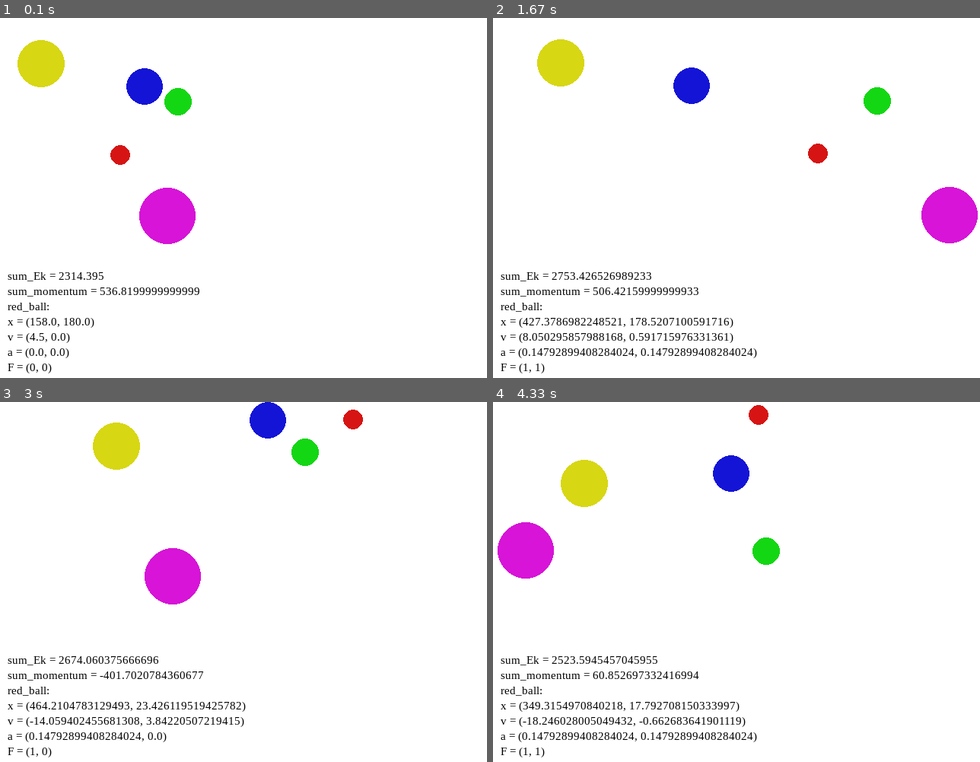
Above: before the commit, frames 1-4 (two rows, left to right).
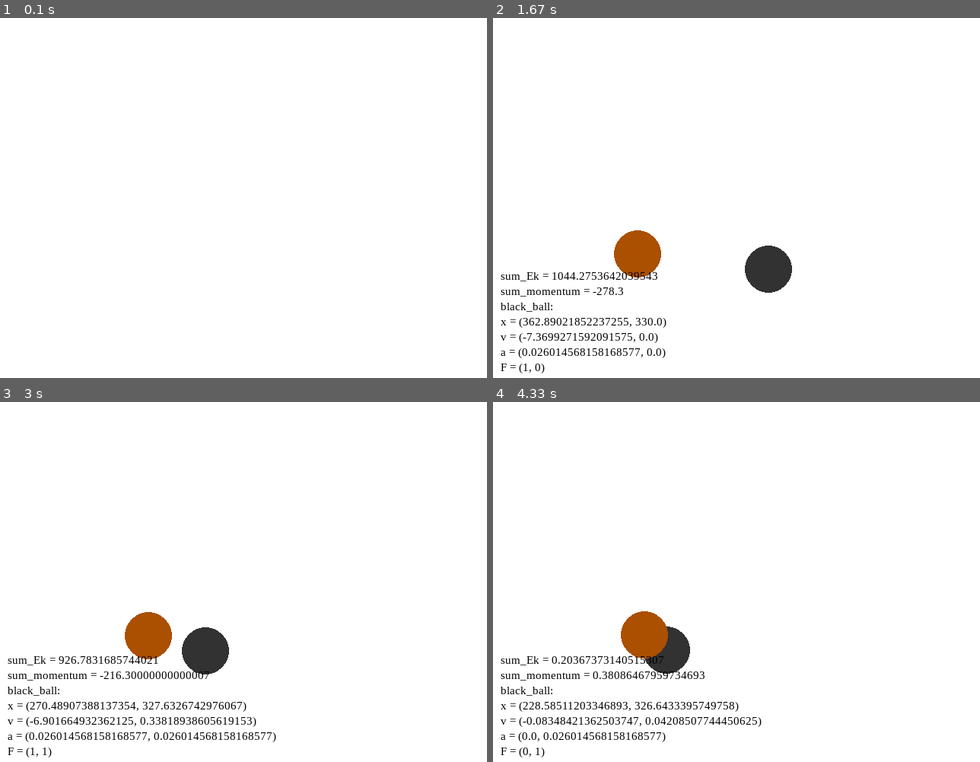
Above: after the commit, the same moments.

Repository: jedrzejboczar/ballWorld
Game: pygame game, started from ballWorld.py
Same seed, same stepped clock (60 frames per second), same inputs: the game is played once before the commit and once after it. The source is Python 2; it was converted automatically to run under Python 3.
Inputs:
- Up to frame 1 (0.1 s): no input
- Up to frame 2 (1.67 s): tap Space at 0.33, 0.67 s; hold Right 1.07-1.53 s; hold Up from 1.57 s (still down)
- Up to frame 3 (3 s): release Up at 1.87 s; hold Right 1.9-2.37 s; hold Left 2.4-2.93 s; hold Down from 2.97 s (still down)
- Up to frame 4 (4.33 s): release Down at 3.27 s; hold Left 3.3-3.7 s; tap Space at 3.37, 3.8, 4.2 s; hold Up 3.73-4.1 s; hold Right from 4.13 s (still down)

The runs differ from the first frame. In frame 1, 4.5% of the frame differs, in the area x 1-41%, y 6-99%; in frame 2, 7.5%; in frame 3, 7.5%, in the area x 1-75%, y 0-99%; in frame 4, 7.4%.

Commit message:
Wciaz nie dzialajaca wersja dokladnej kolizji kul.

Diff:
--- a/ballWorld.py
+++ b/ballWorld.py
@@ -1,5 +1,6 @@
 from pygamehelper import PygameHelper
 from physicalObjects import *
+import time
 
 BLACK = (0, 0, 0)
 WHITE = (255, 255, 255)
@@ -21,16 +22,18 @@
 
 
 	def doPhysics(self):
+		self.checkBorderCollisions()
+		self.checkBallCollisions()
 		for o in self.objects:
 			o.move()
-		self.checkBallCollisions()
-		self.checkBorderCollisions()
 
 	def update(self):
 		if self.time:
 			for o in self.objects:
 				o.fx, o.fy = self.gravity
 			self.doPhysics()
+
+		time.sleep(0.1)
 
 
 	def draw(self):
@@ -75,50 +78,10 @@
 		elif key == pygame.K_SPACE:
 			if self.time:
 				self.time = False
-				print "STOP TIME"
+				print "TIME: STOP"
 			else:
 				self.time = True
-				print "START TIME"
-
-	def checkBallCollisions(self):
-		n = len(self.objects)
-		for i in range(n):
-			o1 = self.objects[i]
-			for j in range(n-i-1):
-				o2 = self.objects[i+j+1]
-				if distance(o1.xy(), o2.xy()) <= o1.radius + o2.radius:
-					self.countBallCollision(o1, o2)
-
-	def countBallCollision(self, o1, o2):
-		print "collision:", o1.name, "-", o2.name
-		# punkt kolizji do wizualizacji
-		dist = distance(o1.xy(), o2.xy())
-
-		# cos_alfa = dist / (o1.x - o2.x) # chyba zle
-		# sin_alfa = dist / (o1.y - o2.y)
-		# cx = cos_alfa * (o1.x + o1.radius)
-		# cy = sin_alfa * (o1.y + o1.radius)
-		# pygame.draw.circle(self.screen, BLACK, (int(cx), int(cy)), 8)
-		# print cx, cy
-
-		# # przeniesienie ukladu wspolrzednych, alfa - kat linii pomiedzy srodkami
-		# cos_alfa = dist / (o1.x - o2.x)
-
-		# u - predkosci po zderzeniu
-		u1x = ((o1.m - o2.m)*o1.vx + 2*o2.m*o2.vx) / (o1.m + o2.m)
-		u1y = ((o1.m - o2.m)*o1.vy + 2*o2.m*o2.vy) / (o1.m + o2.m)
-		u2x = ((o2.m - o1.m)*o2.vx + 2*o1.m*o1.vx) / (o1.m + o2.m)
-		u2y = ((o2.m - o1.m)*o2.vy + 2*o1.m*o1.vy) / (o1.m + o2.m)
-		o1.vx, o1.vy, o2.vx, o2.vy = u1x, u1y, u2x, u2y
-
-		# # powrot do poprzedniego ukladu
-		# o1.vx, o1.vy, o2.vx, o2.vy = o1.vx*cos_alfa, o1.vy*sin_alfa, o2.vx*cos_alfa, o2.vy*sin_alfa
-
-
-		# odsuniecie od siebie kul
-		o1.move()
-		o2.move()
-
+				print "TIME: START"
 
 	def checkBorderCollisions(self):
 		for o in self.objects:
@@ -135,6 +98,104 @@
 				o.vy = abs(o.vy)
 				o.y = self.size[1] - o.radius
 
+	def checkBallCollisions(self):
+		n = len(self.objects)
+		for i, o1 in enumerate(self.objects):
+			for o2 in self.objects[(i+1):]:
+				if distance(o1.xy(), o2.xy()) <= o1.radius + o2.radius:
+					# self.time = False
+					self.countBallCollision(o1, o2)
+
+	def countBallCollision_easy(self, o1, o2):	# STABILNE, ale troche bledne
+		print "easy"
+		# u - predkosci po zderzeniu
+		u1x = ((o1.m - o2.m)*o1.vx + 2*o2.m*o2.vx) / (o1.m + o2.m)
+		u1y = ((o1.m - o2.m)*o1.vy + 2*o2.m*o2.vy) / (o1.m + o2.m)
+		u2x = ((o2.m - o1.m)*o2.vx + 2*o1.m*o1.vx) / (o1.m + o2.m)
+		u2y = ((o2.m - o1.m)*o2.vy + 2*o1.m*o1.vy) / (o1.m + o2.m)
+		o1.vx, o1.vy, o2.vx, o2.vy = u1x, u1y, u2x, u2y
+		# # odsuniecie od siebie kul
+		# o1.move()
+		# o2.move()
+
+	def countBallCollision_hard(self, o1, o2):
+		print "hard"
+		dist = distance(o1.xy(), o2.xy())
+		dx = o1.x - o2.x
+		dy = o1.y - o2.y
+		# kat nowego ukladu wsp w stosunku do starego
+		sin_alfa = dx / dist
+		cos_alfa = dy / dist
+
+		# predkosci w nowym ukl wspl
+		w1x = o1.vx * cos_alfa + o1.vy * sin_alfa # o1.vx * cos_alfa - o1.vy * sin_alfa
+		w1y = o1.vx * sin_alfa + o1.vy * cos_alfa
+		w2x = o2.vx * cos_alfa + o2.vy * sin_alfa # o2.vx * cos_alfa - o2.vy * sin_alfa
+		w2y = o2.vx * sin_alfa + o2.vy * cos_alfa
+		print "{} = {} * {} + {} * {}".format(w1x, o1.vx, cos_alfa, o1.vy, sin_alfa)
+		print "{} = {} * {} + {} * {}".format(w1y, o1.vx, sin_alfa, o1.vy, cos_alfa)
+		print "{} = {} * {} + {} * {}".format(w2x, o2.vx, cos_alfa, o2.vy, sin_alfa)
+		print "{} = {} * {} + {} * {}".format(w2y, o2.vx, sin_alfa, o2.vy, cos_alfa)
+		print w1x, w1y, w2x, w2y
+
+		# w nowym ukladzie zderzenie odbywa sie tylko w jednym wymiarze
+		# wiec wy nie zmieniaja sie
+		# u1x = ((o1.m - o2.m)*w1x + 2*o2.m*w2x) / (o1.m + o2.m)
+		# u2x = ((o2.m - o1.m)*w2x + 2*o1.m*w1x) / (o1.m + o2.m)
+		# u1y = w1y
+		# u2y = w2y
+
+		# u1x = w1x
+		# u2x = w2x
+		# u1y = ((o1.m - o2.m)*w1y + 2*o2.m*w2y) / (o1.m + o2.m)
+		# u2y = ((o2.m - o1.m)*w2y + 2*o1.m*w1y) / (o1.m + o2.m)
+
+
+		u1x = -w1x
+		u2x = -w2x
+		u1y = w1y
+		u2y = w2y
+
+		print u1x, u1y, u2x, u2y
+
+		# powrot do poprzedniego ukladu
+		o1.vx = u1x * cos_alfa + u1y * sin_alfa
+		o1.vy = u1x * sin_alfa + u1y * cos_alfa # - u1x * sin_alfa + u1y * cos_alfa
+		o2.vx = u2x * cos_alfa + u2y * sin_alfa
+		o2.vy = u2x * sin_alfa + u2y * cos_alfa # - u2x * sin_alfa + u2y * cos_alfa
+
+		print o1.vx, o1.vy, o2.vx, o2.vy
+
+
+	def countBallCollision(self, o1, o2):
+		print "collision:", o1.name, "-", o2.name
+
+		dist = distance(o1.xy(), o2.xy())
+		dx = o1.x - o2.x
+		dy = o1.y - o2.y
+
+		if dist < min(o1.radius, o2.radius):
+			return	# jak kulka wewnatrz drugiej to niech juz nie liczy kolizji
+
+		# if is_almost_zero(dx) or is_almost_zero(dy):
+		# 	self.countBallCollision_easy(o1, o2)
+		# else:
+		# 	self.countBallCollision_hard(o1, o2)
+
+		if False:
+			self.countBallCollision_easy(o1, o2)
+		else:
+			self.countBallCollision_hard(o1, o2)
+
+		# odsuniecie od siebie kul
+		o1.move()
+		o2.move()
+
+def is_almost_zero(num):
+	breakpoint = 0.01
+	if num < breakpoint:
+		return True
+	return False
 
 def _mass(radius):
 	# a = 0.001
@@ -145,10 +206,19 @@
 if __name__ == '__main__':
 	gravity = [0, 0]
 	objects = []
-	r = 13;	objects.append(Ball("red_ball", r, (215, 20, 20), mass=_mass(r), position=(140,180), velocity=(4.5, 0), force=(0, -10)))
-	r = 18;	objects.append(Ball("green_ball", r, (20, 215, 20), mass=_mass(r), position=(240,110), velocity=(-1.5, 0), force=(0, -10)))
-	r = 24;	objects.append(Ball("blue_ball", r, (20, 20, 215), mass=_mass(r), position=(160,90), velocity=(7.5, 0), force=(0, -10)))
-	r = 31;	objects.append(Ball("yellow_ball", r, (215, 215, 20), mass=_mass(r), position=(60,60), velocity=(-1.5, 0.0)))
-	r = 37; objects.append(Ball("purple_ball", r, (215, 20, 215), mass=_mass(r), position=(190,260), velocity=(7.5, 0.0)))
+	# r = 11;	objects.append(Ball("red_ball", r, (215, 20, 20), mass=_mass(r), position=(20,20), velocity=(4.5, 0), force=(0, -10)))
+	# r = 13;	objects.append(Ball("green_ball", r, (20, 215, 20), mass=_mass(r), position=(30,70), velocity=(-1.5, 0), force=(0, -10)))
+	# r = 16;	objects.append(Ball("blue_ball", r, (20, 20, 215), mass=_mass(r), position=(60,230), velocity=(7.5, 0), force=(0, -10)))
+	# r = 19;	objects.append(Ball("yellow_ball", r, (215, 215, 20), mass=_mass(r), position=(350,50), velocity=(-1.5, 0.0)))
+	# r = 21; objects.append(Ball("purple_ball", r, (215, 20, 215), mass=_mass(r), position=(240,150), velocity=(7.5, 0.0)))
+	# r = 24; objects.append(Ball("skyblue_ball", r, (20, 215, 215), mass=_mass(r), position=(500,90), velocity=(7.5, 0.0)))
+	# r = 27; objects.append(Ball("grey_ball", r, (180, 180, 180), mass=_mass(r), position=(140,50), velocity=(7.5, 0.0)))
+	# r = 31; objects.append(Ball("black_ball", r, (50, 50, 50), mass=_mass(r), position=(460,320), velocity=(7.5, 0.0)))
+	# r = 37; objects.append(Ball("brown_ball", r, (170, 80, 0), mass=_mass(r), position=(190,360), velocity=(7.5, 0.0)))
+
+	r = 31; objects.append(Ball("black_ball", r, (50, 50, 50), mass=_mass(r), position=(460,330), velocity=(-7.5, 0)))
+	r = 31; objects.append(Ball("brown_ball", r, (170, 80, 0), mass=_mass(r), position=(190,310), velocity=(0, 0)))
+
+
 	world = BallWorld(objects, gravity)
 	world.mainLoop()
